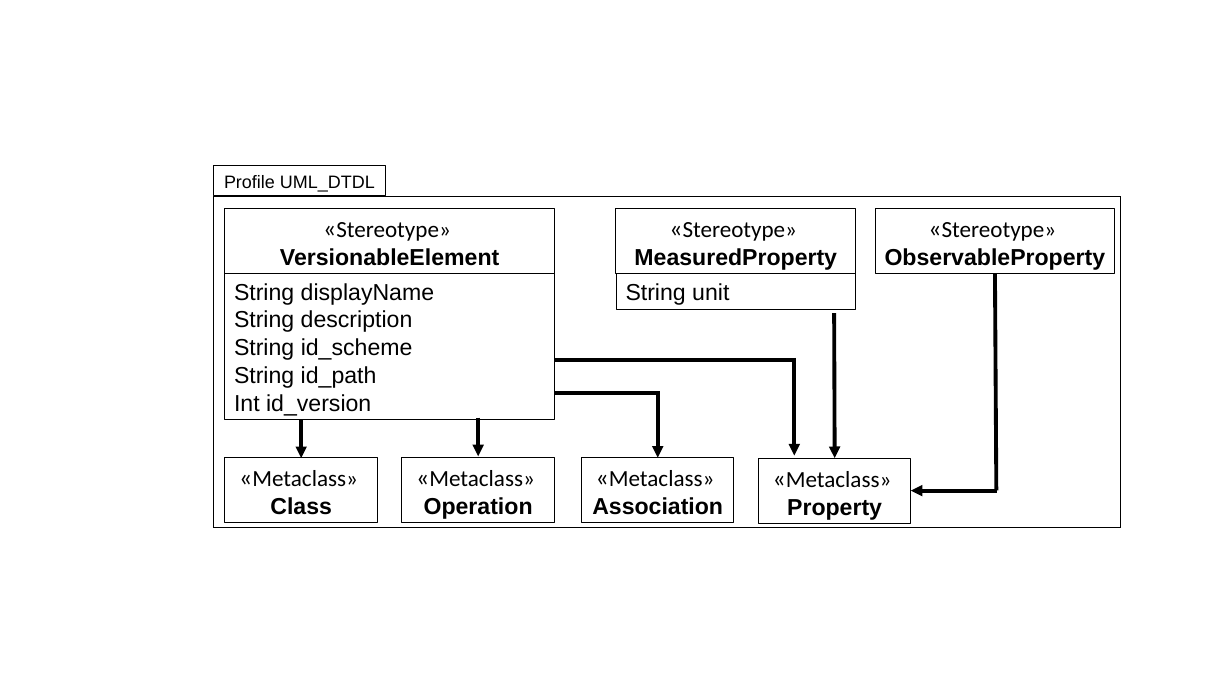
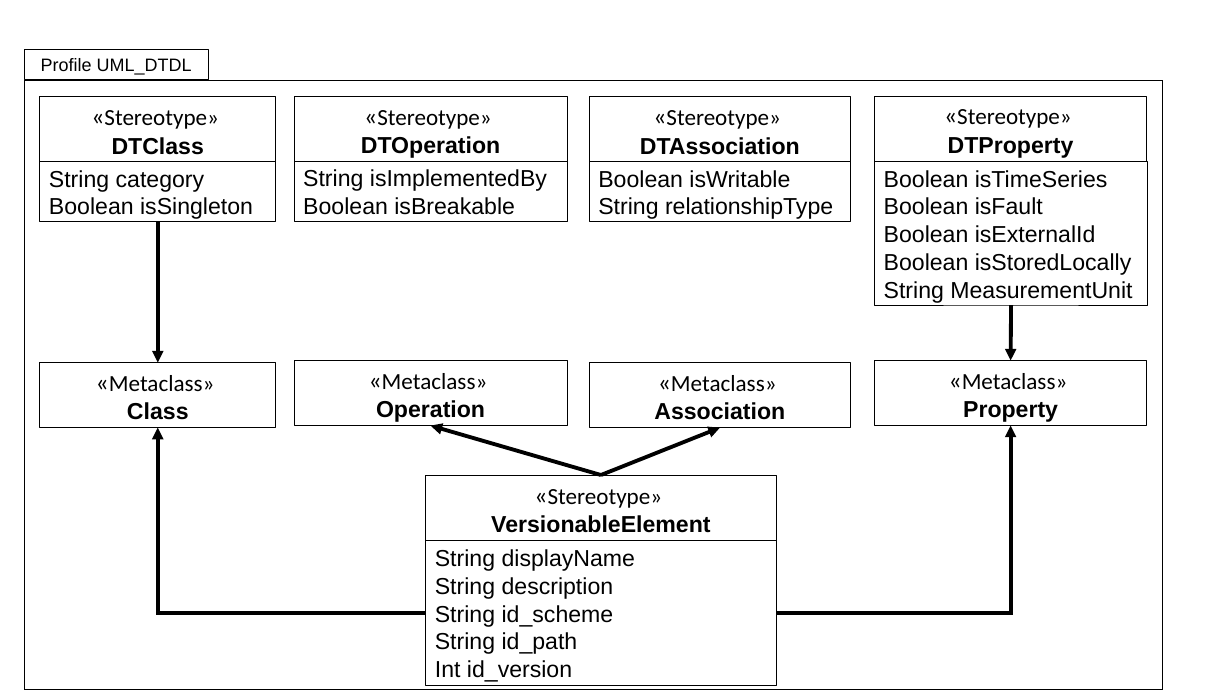
Before and after one commit to derlehner/dt_language_comparison, a slide deck: slide 9 of Figures.pptx. Drawn at 1232x693 pixels with LibreOffice and Linux fonts; fonts in the diff are those of the drawing. Boxes give left, top, right and bottom in pixels: in the first picture for what was removed or moved away, otherwise in the second. Text is boxed around its words. In the diff, an @@ line names an element or a change of style, - is before the commit and + after.

Commit message:
adapt profile + add argumentation pptx

```diff
--- a/Figures.pptx
+++ b/Figures.pptx
@@ rectangle "Profile UML_DTDL": place and size @@
-rectangle "Profile UML_DTDL" at [213,165,386,196]
+rectangle "Profile UML_DTDL" at [25,49,209,79]
@@ rectangle: place and size @@
-rectangle at [213,196,1121,528]
+rectangle at [25,80,1163,690]
@@ rectangle added at [40,97,275,163], outline #000000 0.75 pt, 18 pt, text #000000 @@
+«Stereotype»
+DTClass
@@ rectangle added at [294,96,567,162], outline #000000 0.75 pt, 18 pt, text #000000 @@
+«Stereotype»
+DTOperation
@@ rectangle "«Stereotype»": place and size @@
-rectangle "«Stereotype»" at [616,209,857,274]
+rectangle "«Stereotype»" at [590,97,851,163]
@@ rectangle "«Stereotype»": place and size @@
-rectangle "«Stereotype»" at [875,209,1116,274]
+rectangle "«Stereotype»" at [875,96,1147,162]
@@ text in rectangle at [640,137,800,155]: text changed @@
-MeasuredProperty
+DTAssociation
@@ text in rectangle at [948,137,1074,158]: text changed @@
-ObservableProperty
+DTProperty
@@ rectangle added at [40,162,275,221], outline #000000 0.75 pt, 18 pt, text #000000 @@
+String category
+Boolean isSingleton
@@ rectangle added at [294,162,567,221], outline #000000 0.75 pt, 18 pt, text #000000 @@
+String isImplementedBy
+Boolean isBreakable
@@ rectangle "Boolean isWritable": place and size @@
-rectangle "Boolean isWritable" at [616,274,856,310]
+rectangle "Boolean isWritable" at [590,162,851,221]
@@ text in rectangle at [598,170,833,219]: text changed @@
-String unit
+Boolean isWritable
+String relationshipType
@@ rectangle added at [875,162,1148,305], outline #000000 0.75 pt, 18 pt, text #000000 @@
+Boolean isTimeSeries
+Boolean isFault
+Boolean isExternalId
+Boolean isStoredLocally
+String MeasurementUnit
@@ arrow moved from (301, 420) - (301, 458) to (158, 222) - (158, 362) @@
@@ line removed from (995, 274) to (996, 491) @@
@@ arrow moved from (835, 313) - (835, 458) to (1011, 305) - (1011, 360) @@
@@ arrow removed from (795, 358) to (795, 456) @@
@@ rectangle "«Metaclass»": place and size @@
-rectangle "«Metaclass»" at [225,457,377,523]
+rectangle "«Metaclass»" at [40,362,275,428]
@@ rectangle "«Metaclass»": place and size @@
-rectangle "«Metaclass»" at [402,457,555,523]
+rectangle "«Metaclass»" at [294,360,567,426]
@@ rectangle "«Metaclass»": place and size @@
-rectangle "«Metaclass»" at [581,457,734,523]
+rectangle "«Metaclass»" at [590,362,851,428]
@@ rectangle "«Metaclass»": place and size @@
-rectangle "«Metaclass»" at [759,458,911,524]
+rectangle "«Metaclass»" at [875,360,1147,426]
@@ elbow arrow removed from (555, 393) to (658, 457) @@
@@ elbow arrow added from (426, 613) to (158, 428), #000000 3 pt @@
@@ arrow moved from (479, 418) - (479, 457) to (601, 475) - (431, 426) @@
@@ line moved from (555, 360) - (795, 360) to (601, 475) - (720, 428) @@
@@ line (601, 475) - (720, 428): line to arrow @@
@@ elbow arrow added from (776, 613) to (1011, 426), #000000 3 pt @@
@@ rectangle "«Stereotype»": place and size @@
-rectangle "«Stereotype»" at [225,209,555,274]
+rectangle "«Stereotype»" at [426,475,776,541]
@@ arrow removed from (997, 491) to (911, 491) @@
@@ rectangle "String displayName": place and size @@
-rectangle "String displayName" at [225,274,555,419]
+rectangle "String displayName" at [426,541,776,686]
```
Also in this commit, not shown: 1 other file.
